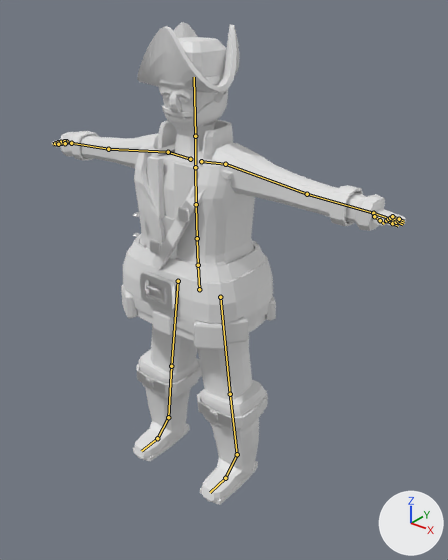
An edit to the Blender file PirateCharacter/pirate_character.blend, drawn before and after from the same camera.
Camera for both pictures: a 50 mm lens placed at (1.55, -1.76, 2.08), pointed at (-0.11, 0.31, 0.8). Every picture has the same lights, and +X, +Y and +Z are marked at lower right. The first picture is the older version. The bones that bend it are drawn over the model as lines.

The first picture shows 'SK_Pirate'.
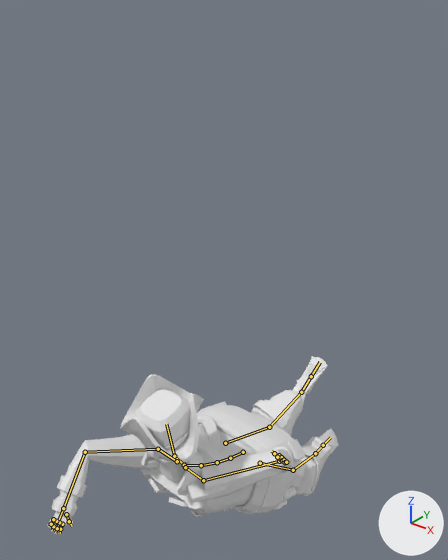
The newer file adds an action. The first version stands in its rest pose; the second is drawn at frame 15 of the action 'Swim'.

Pixel boxes [x1, y1, x2, y2] of what changed, in the pictures (448 x 560 px):
'SK_Pirate', posed (18% narrower, 63% shorter)
    before: [52, 22, 406, 505]
    after: [48, 356, 338, 535]
bone 'pelvis', root to tip
    before: (199, 289) to (198, 265)
    after: (243, 452) to (230, 458)
bone 'spine_01', root to tip
    before: (198, 265) to (197, 238)
    after: (230, 458) to (217, 462)
bone 'spine_02', root to tip
    before: (197, 238) to (196, 204)
    after: (217, 462) to (201, 465)
bone 'spine_03', root to tip
    before: (196, 204) to (195, 167)
    after: (201, 465) to (184, 465)
bone 'neck', root to tip
    before: (195, 167) to (195, 136)
    after: (184, 465) to (174, 456)
bone 'head', root to tip
    before: (195, 136) to (194, 77)
    after: (174, 456) to (166, 424)
bone 'clavicle.L', root to tip
    before: (201, 161) to (225, 164)
    after: (185, 467) to (203, 480)
bone 'upperarm.L', root to tip
    before: (225, 164) to (307, 194)
    after: (203, 480) to (279, 461)
bone 'lowerarm.L', root to tip
    before: (307, 194) to (373, 213)
    after: (279, 461) to (281, 459)
bone 'hand.L', root to tip
    before: (373, 213) to (389, 218)
    after: (281, 459) to (281, 459)
bone 'finger_index_02.L', root to tip
    before: (392, 223) to (398, 226)
    after: (279, 455) to (280, 454)
bone 'finger_middle_01.L', root to tip
    before: (388, 219) to (396, 222)
    after: (280, 458) to (281, 457)
bone 'finger_ring_01.L', root to tip
    before: (390, 218) to (398, 220)
    after: (282, 460) to (284, 460)
bone 'finger_pinky_02.L', root to tip
    before: (399, 219) to (404, 221)
    after: (286, 462) to (288, 461)
bone 'thumb_01.L', root to tip
    before: (374, 216) to (380, 220)
    after: (277, 457) to (274, 453)
bone 'clavicle.R', root to tip
    before: (190, 159) to (168, 152)
    after: (177, 461) to (158, 449)
bone 'upperarm.R', root to tip
    before: (168, 152) to (108, 149)
    after: (158, 449) to (85, 452)
bone 'lowerarm.R', root to tip
    before: (108, 149) to (71, 143)
    after: (85, 452) to (63, 508)
bone 'hand.R', root to tip
    before: (71, 143) to (62, 142)
    after: (63, 508) to (58, 522)
bone 'finger_index_02.R', root to tip
    before: (55, 143) to (52, 143)
    after: (60, 529) to (60, 533)
bone 'finger_middle_01.R', root to tip
    before: (61, 143) to (58, 142)
    after: (59, 522) to (57, 528)
bone 'finger_ring_02.R', root to tip
    before: (61, 142) to (58, 142)
    after: (53, 526) to (52, 530)
bone 'finger_pinky_02.R', root to tip
    before: (64, 141) to (62, 141)
    after: (51, 524) to (49, 526)
bone 'thumb_01.R', root to tip
    before: (65, 143) to (58, 144)
    after: (66, 514) to (69, 521)
bone 'thigh.L', root to tip
    before: (220, 297) to (230, 394)
    after: (260, 463) to (293, 470)
bone 'calf.L', root to tip
    before: (230, 394) to (237, 454)
    after: (293, 470) to (315, 453)
bone 'foot.L', root to tip
    before: (237, 454) to (225, 478)
    after: (315, 453) to (323, 445)
bone 'toe.L', root to tip
    before: (225, 478) to (210, 492)
    after: (323, 445) to (330, 437)
bone 'thigh.R', root to tip
    before: (178, 281) to (171, 366)
    after: (225, 443) to (269, 427)
bone 'calf.R', root to tip
    before: (171, 366) to (168, 417)
    after: (269, 427) to (301, 392)
bone 'foot.R', root to tip
    before: (168, 417) to (157, 438)
    after: (301, 392) to (311, 376)
bone 'toe.R', root to tip
    before: (157, 438) to (141, 451)
    after: (311, 376) to (320, 362)

What the commit changed:
Bone 'root' (bone_root) moves from (0.0, 0.0, 0.0) to (0.0, -1.188, -0.508).
Bone 'root' (bone_root) turns from (0, 0, 0) to (-72, -1, 0) degrees about its own x, y and z.
Bone 'pelvis' (bone_pelvis) turns from (0, 0, 0) to (2, 0, 0) degrees about its own x, y and z.
Bone 'spine_01' (bone_spine_01) turns from (0, 0, 0) to (5, 0, 0) degrees about its own x, y and z.
Bone 'spine_02' (bone_spine_02) turns from (0, 0, 0) to (6, 0, 0) degrees about its own x, y and z.
Bone 'spine_03' (bone_spine_03) turns from (0, 0, 0) to (-6, 0, 0) degrees about its own x, y and z.
Bone 'neck' (bone_neck) turns from (0, 0, 0) to (-20, 1, 0) degrees about its own x, y and z.
Bone 'head' (bone_head) turns from (0, 0, 0) to (-22, 1, 0) degrees about its own x, y and z.
Bone 'clavicle.L' (bone_clavicle_l) turns from (0, 0, 0) to (-1, 0, -2) degrees about its own x, y and z.
Bone 'upperarm.L' (bone_upperarm_l) turns from (0, 0, 0) to (-35, -39, 67) degrees about its own x, y and z.
Bone 'lowerarm.L' (bone_lowerarm_l) turns from (0, 0, 0) to (-83, 46, -1) degrees about its own x, y and z.
Bone 'hand.L' (bone_hand_l) turns from (0, 0, 0) to (-1, 145, 5) degrees about its own x, y and z.
Bone 'finger_index_02.L' (bone_finger_index_02_l) turns from (0, 0, 0) to (-16, -2, 0) degrees about its own x, y and z.
Bone 'finger_middle_01.L' (bone_finger_middle_01_l) turns from (0, 0, 0) to (-12, 0, 0) degrees about its own x, y and z.
Bone 'finger_ring_01.L' (bone_finger_ring_01_l) turns from (0, 0, 0) to (-12, 0, 0) degrees about its own x, y and z.
Bone 'finger_pinky_02.L' (bone_finger_pinky_02_l) turns from (0, 0, 0) to (-16, 2, 0) degrees about its own x, y and z.
Bone 'thumb_01.L' (bone_thumb_01_l) turns from (0, 0, 0) to (0, 2, -18) degrees about its own x, y and z.
Bone 'clavicle.R' (bone_clavicle_r) turns from (0, 0, 0) to (2, 0, -2) degrees about its own x, y and z.
Bone 'upperarm.R' (bone_upperarm_r) turns from (0, 0, 0) to (68, 14, 72) degrees about its own x, y and z.
Bone 'lowerarm.R' (bone_lowerarm_r) turns from (0, 0, 0) to (-88, 39, -23) degrees about its own x, y and z.
Bone 'hand.R' (bone_hand_r) turns from (0, 0, 0) to (4, -73, -10) degrees about its own x, y and z.
Bone 'finger_index_02.R' (bone_finger_index_02_r) turns from (0, 0, 0) to (-16, 2, 0) degrees about its own x, y and z.
Bone 'finger_middle_01.R' (bone_finger_middle_01_r) turns from (0, 0, 0) to (-12, 0, 0) degrees about its own x, y and z.
Bone 'finger_ring_02.R' (bone_finger_ring_02_r) turns from (0, 0, 0) to (-16, -1, 0) degrees about its own x, y and z.
Bone 'finger_pinky_02.R' (bone_finger_pinky_02_r) turns from (0, 0, 0) to (-16, -2, 0) degrees about its own x, y and z.
Bone 'thumb_01.R' (bone_thumb_01_r) turns from (0, 0, 0) to (0, -2, 18) degrees about its own x, y and z.
Bone 'thigh.L' (bone_thigh_l) turns from (0, 0, 0) to (-4, -6, -21) degrees about its own x, y and z.
Bone 'calf.L' (bone_calf_l) turns from (0, 0, 0) to (0, 0, 22) degrees about its own x, y and z.
Bone 'foot.L' (bone_foot_l) turns from (0, 0, 0) to (-60, 11, -4) degrees about its own x, y and z.
Bone 'toe.L' (bone_toe_l) turns from (0, 0, 0) to (-52, 33, -35) degrees about its own x, y and z.
Bone 'thigh.R' (bone_thigh_r) turns from (0, 0, 0) to (-7, 4, 0) degrees about its own x, y and z.
Bone 'calf.R' (bone_calf_r) turns from (0, 0, 0) to (2, 0, -37) degrees about its own x, y and z.
Bone 'foot.R' (bone_foot_r) turns from (0, 0, 0) to (-106, -13, 122) degrees about its own x, y and z.
Bone 'toe.R' (bone_toe_r) turns from (0, 0, 0) to (50, 150, 31) degrees about its own x, y and z.
